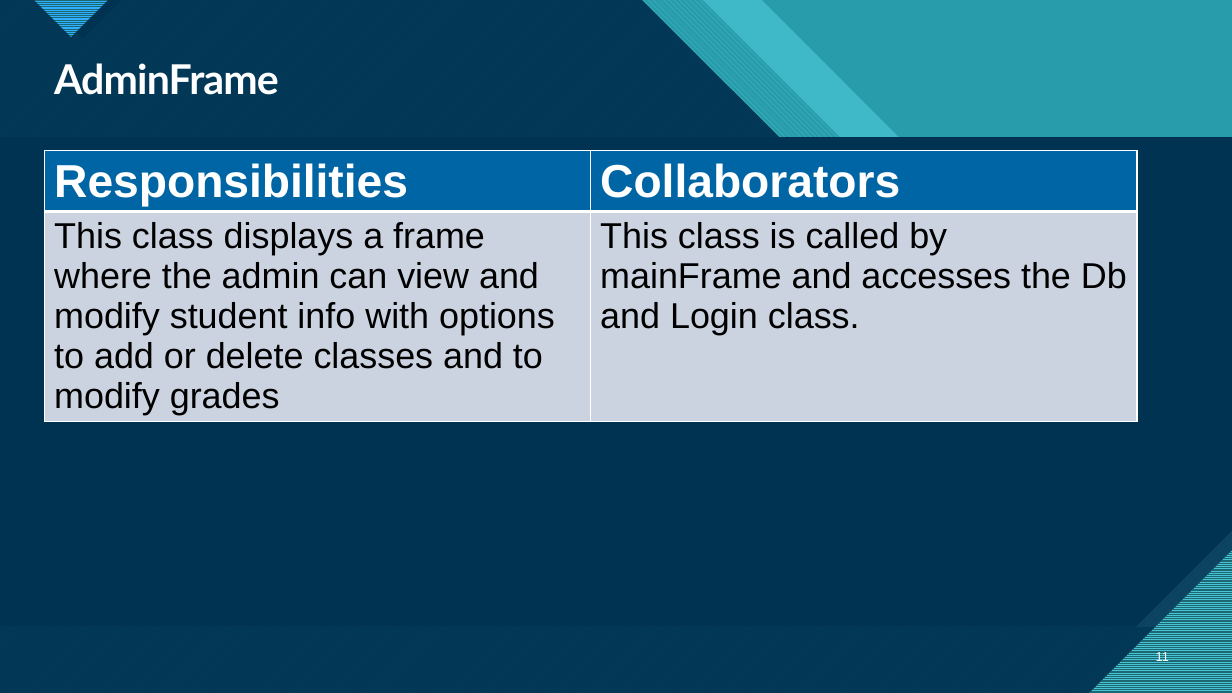
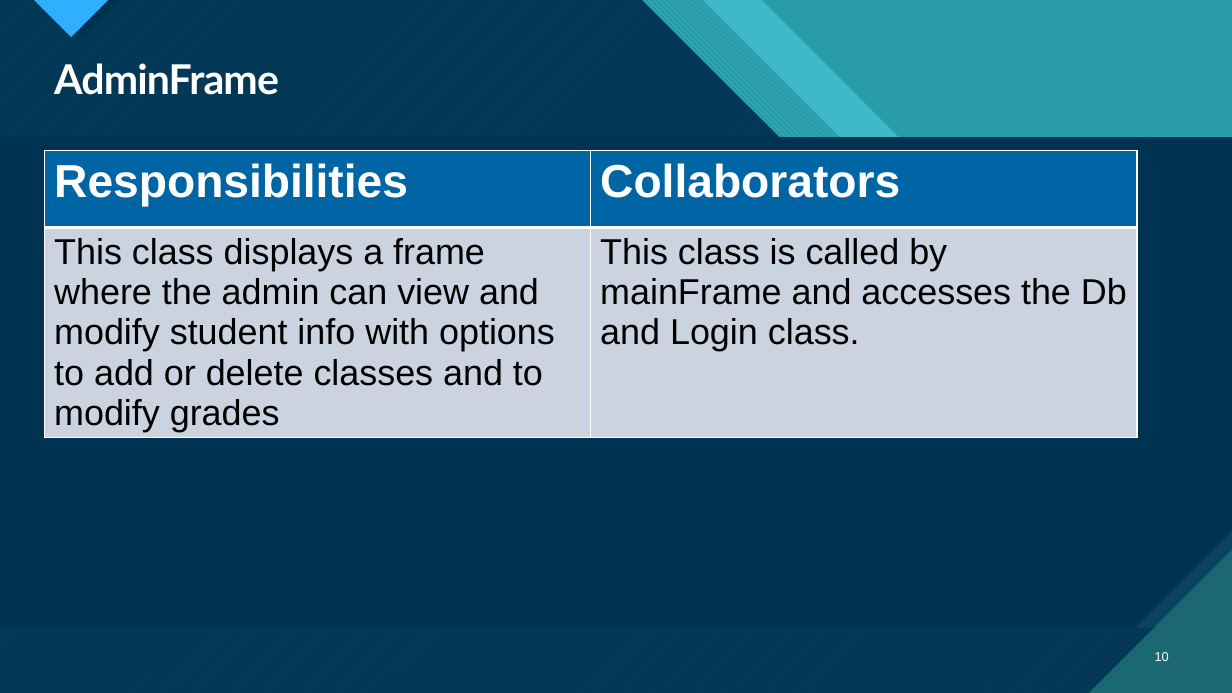
Before and after one commit to JacquelynDeHart/SIMS_CS3321, a slide deck: slide 10 of SE Final SIMS Presentation.pptx (slide 11 before the commit). Drawn at 1232x693 pixels with LibreOffice and Linux fonts; fonts in the diff are those of the drawing. Boxes give left, top, right and bottom in pixels: in the first picture for what was removed or moved away, otherwise in the second. Text is boxed around its words. In the diff, an @@ line names an element or a change of style, - is before the commit and + after.

```diff
--- a/SE Final SIMS Presentation.pptx
+++ b/SE Final SIMS Presentation.pptx
@@ freeform shape at bbox=[0, 0, 1232, 693]: outline redrawn @@
@@ freeform shape at bbox=[0, 0, 1232, 693]: outline redrawn @@
@@ table at bbox=[45, 151, 1138, 453] @@
@@ borders changed @@
@@ page number at bbox=[1155, 652, 1169, 661]: text changed @@
-11
+10
```
Also in this commit, not shown: 17 other slides changed, 1 slide added, 1 slide removed.
